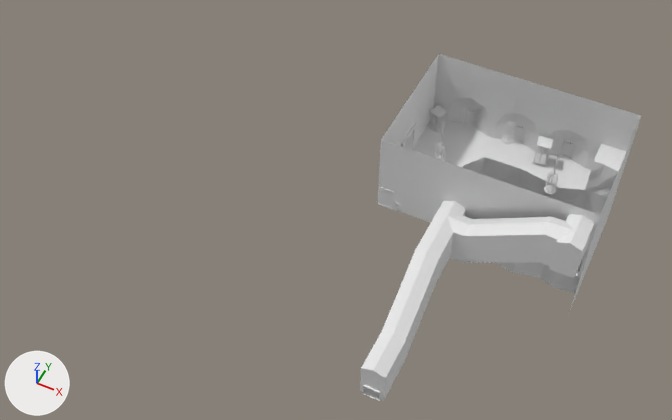
An edit to the Blender file Assets/Models/Iteration - Levels/Iteration 3/2 - Holding Cells.blend, drawn before and after from the same camera.
Before and after are seen from a 50 mm lens placed at (5.8, -14.6, 27.2), pointed at (-4.3, 5.5, 2.0). Every picture has the same lights, and +X, +Y and +Z are marked at lower left. The older version comes first.

The scene before the commit, as lines of its bpy script (objects in view):
```python
me_circle_007 = bpy.data.meshes.new('Circle.007')
me_circle_007.from_pydata(...)  # 135 vertices, 90 faces; spans x -6.48..2.58, y -0.79..3.04, z -0.61..6.13
me_cube_006 = bpy.data.meshes.new('Cube.006')
me_cube_006.from_pydata(...)  # 46 vertices, 48 faces; spans x 0.08..1.09, y -1.0..4.03, z -0.39..1.0
me_plane_007 = bpy.data.meshes.new('Plane.007')
me_plane_007.from_pydata(...)  # 32 vertices, 15 faces; spans x -3.4..4.06, y -1.0..4.6, z -2.17..0.0
ob_circle_004 = bpy.data.objects.new('Circle.004', me_circle_007)
ob_circle_004.location = (2.47, 11.03, 3.2)
ob_circle_004.rotation_euler = (1.571, 0.0, 0.0)  # degrees (90, 0, 0)
ob_circle_004.scale = (0.82, 0.82, 0.82)
ob_cube = bpy.data.objects.new('Cube', me_cube_006)
ob_cube.location = (3.49, 7.0, 2.94)
ob_plane_001 = bpy.data.objects.new('Plane.001', me_plane_007)
ob_plane_001.location = (0.56, 7.0, 2.55)
# also in view: 'Plane' at (2.0, 2.8, 3.2); 'Plane.003' at (2.0, 2.8, 4.0); 'Plane.002' at (2.0, 2.8, 3.3)
```
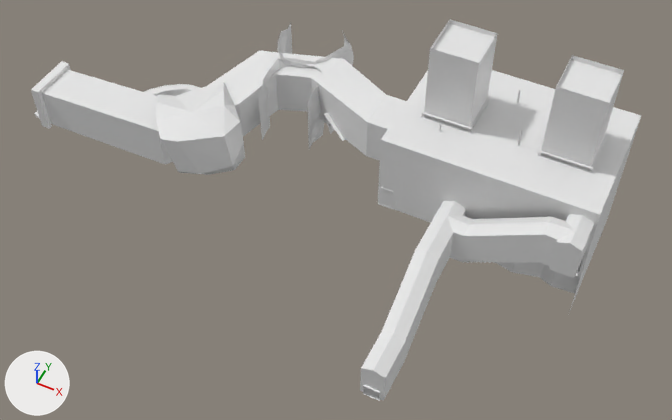
Where the change shows, as pixel boxes (x1, y1, x2, y2) in the pictures (672 x 420 px):
'Circle.010', added: after (381, 19, 641, 215)
'Plane.012', added: after (42, 51, 407, 131)
'Plane.013', added: after (34, 74, 388, 164)
'Plane.014', added: after (156, 82, 245, 175)
'Circle.012', added: after (432, 24, 622, 103)
'Rock 1', added: after (258, 59, 325, 149)
'Rock 2', added: after (277, 23, 354, 65)
'Circle.013', added: after (31, 61, 71, 129)
'Icosphere.001', added: after (144, 84, 200, 96)
'Circle.011', added: after (538, 133, 608, 173)
'Circle.015', added: after (421, 96, 490, 133)
'Ledge', added: after (324, 113, 346, 141)
'Plane.001', unchanged, covered by the edit: before (414, 118, 607, 293); after (495, 230, 603, 293)
'Cube', unchanged, covered by the edit: before (585, 144, 626, 252)

What changed in the scene script:
```text
Add me_circle_014:
    me_circle_014.from_pydata([(3.53, 3.34, -2.35), (1.52, 3.34, -2.35), (-1.5, 3.34, -2.35), (-3.51, 3.34, -2.35), (3.53, 3.34, -0.31), (1.52, 3.34, -0.31), (-1.5, 3.34, -0.31), (-3.51, 3.34, -0.31)], [], [(1, 0, 4, 5), (3, 2, 6, 7)])
Add ob_icosphere_001:
    ob_icosphere_001 = bpy.data.objects.new('Icosphere.001', me_icosphere_001)  # 70 vertices, 62 faces; spans x -6.02..0.77, y -3.34..0.49, z -0.93..0.64
    ob_icosphere_001.location = (-11.65, 9.76, 0.91)
    ob_icosphere_001.scale = (0.655, 0.655, 0.655)
Add ob_plane_014:
    ob_plane_014 = bpy.data.objects.new('Plane.014', me_plane_015)  # 33 vertices, 47 faces; spans x 5.39..9.44, y -0.47..3.32, z -2.49..0.26
    ob_plane_014.location = (-3.79, 8.69, 2.81)
    ob_plane_014.scale = (-1.0, -1.0, 1.0)
Add ob_rock_2:
    ob_rock_2 = bpy.data.objects.new('Rock 2', me_cube_010)  # 98 vertices, 156 faces; spans x -1.26..1.9, y -1.46..1.45, z -4.11..-0.6
    ob_rock_2.location = (-9.11, 12.51, 3.86)
    ob_rock_2.rotation_euler = (0.0, 0.0, 0.19)  # degrees (0, 0, 11)
    ob_rock_2.scale = (1.0, -1.0, 1.0)
Add ob_rock_1:
    ob_rock_1 = bpy.data.objects.new('Rock 1', me_cube_009)  # 98 vertices, 156 faces; spans x -1.43..1.33, y -1.0..1.41, z -3.5..-0.68
    ob_rock_1.location = (-8.39, 9.79, 3.92)
    ob_rock_1.rotation_euler = (0.0, 0.0, 0.19)  # degrees (0, 0, 11)
Add ob_ledge:
    ob_ledge = bpy.data.objects.new('Ledge', me_cube_004)  # 15 vertices, 16 faces; spans x -0.45..1.31, y -1.4..1.17, z -0.24..1.49
    ob_ledge.location = (-6.31, 10.6, 1.34)
    ob_ledge.rotation_euler = (-0.273, 0.402, -0.561)  # degrees (-16, 23, -32)
Add ob_circle_013:
    ob_circle_013 = bpy.data.objects.new('Circle.013', me_circle_002)  # 16 vertices, 14 faces; spans x -0.23..0.23, y -0.9..1.54, z -1.2..1.28
    ob_circle_013.location = (-17.95, 6.66, 0.98)
    ob_circle_013.rotation_euler = (1.571, 0.0, 0.0)  # degrees (90, 0, 0)
    ob_circle_013.scale = (0.82, 0.82, 0.82)
Add ob_plane_013:
    ob_plane_013 = bpy.data.objects.new('Plane.013', me_plane_013)  # 141 vertices, 91 faces; spans x -1.0..15.1, y -3.5..2.9, z -2.6..1.5
    ob_plane_013.location = (-3.79, 8.69, 2.81)
    ob_plane_013.scale = (-1.0, -1.0, 1.0)
Add ob_plane_012:
    ob_plane_012 = bpy.data.objects.new('Plane.012', me_plane_012)  # 54 vertices, 32 faces; spans x -0.65..13.98, y -3.49..2.89, z -0.73..1.46
    ob_plane_012.location = (-3.79, 8.69, 2.81)
    ob_plane_012.scale = (-1.0, -1.0, 1.0)
Add ob_circle_012:
    ob_circle_012 = bpy.data.objects.new('Circle.012', me_circle_014)
    ob_circle_012.location = (0.86, 7.43, 5.69)
    ob_circle_012.rotation_euler = (1.571, 0.0, 0.0)  # degrees (90, 0, 0)
    ob_circle_012.scale = (0.82, 0.82, 0.82)
Add ob_circle_011:
    ob_circle_011 = bpy.data.objects.new('Circle.011', me_circle_013)  # 60 vertices, 36 faces; spans x -0.7..4.3, y -6.0..30.4, z -35.8..1.1
    ob_circle_011.location = (3.78, 7.9, 5.85)
    ob_circle_011.rotation_euler = (0.0, 1.571, 0.0)  # degrees (0, 90, 0)
    ob_circle_011.scale = (0.0506, 0.0506, 0.0506)
Add ob_circle_015:
    ob_circle_015 = bpy.data.objects.new('Circle.015', me_circle_013.copy())
    ob_circle_015.location = (-0.34, 7.9, 5.85)
    ob_circle_015.rotation_euler = (0.0, 1.571, 0.0)  # degrees (0, 90, 0)
    ob_circle_015.scale = (0.0506, 0.0506, 0.0506)
Add ob_circle_010:
    ob_circle_010 = bpy.data.objects.new('Circle.010', me_circle_001)  # 25 vertices, 11 faces; spans x -4.52..4.54, y 0.0..3.55, z -4.4..1.74
    ob_circle_010.location = (0.86, 7.43, 5.69)
    ob_circle_010.rotation_euler = (1.571, 0.0, 0.0)  # degrees (90, 0, 0)
    ob_circle_010.scale = (0.82, 0.82, 0.82)
```
